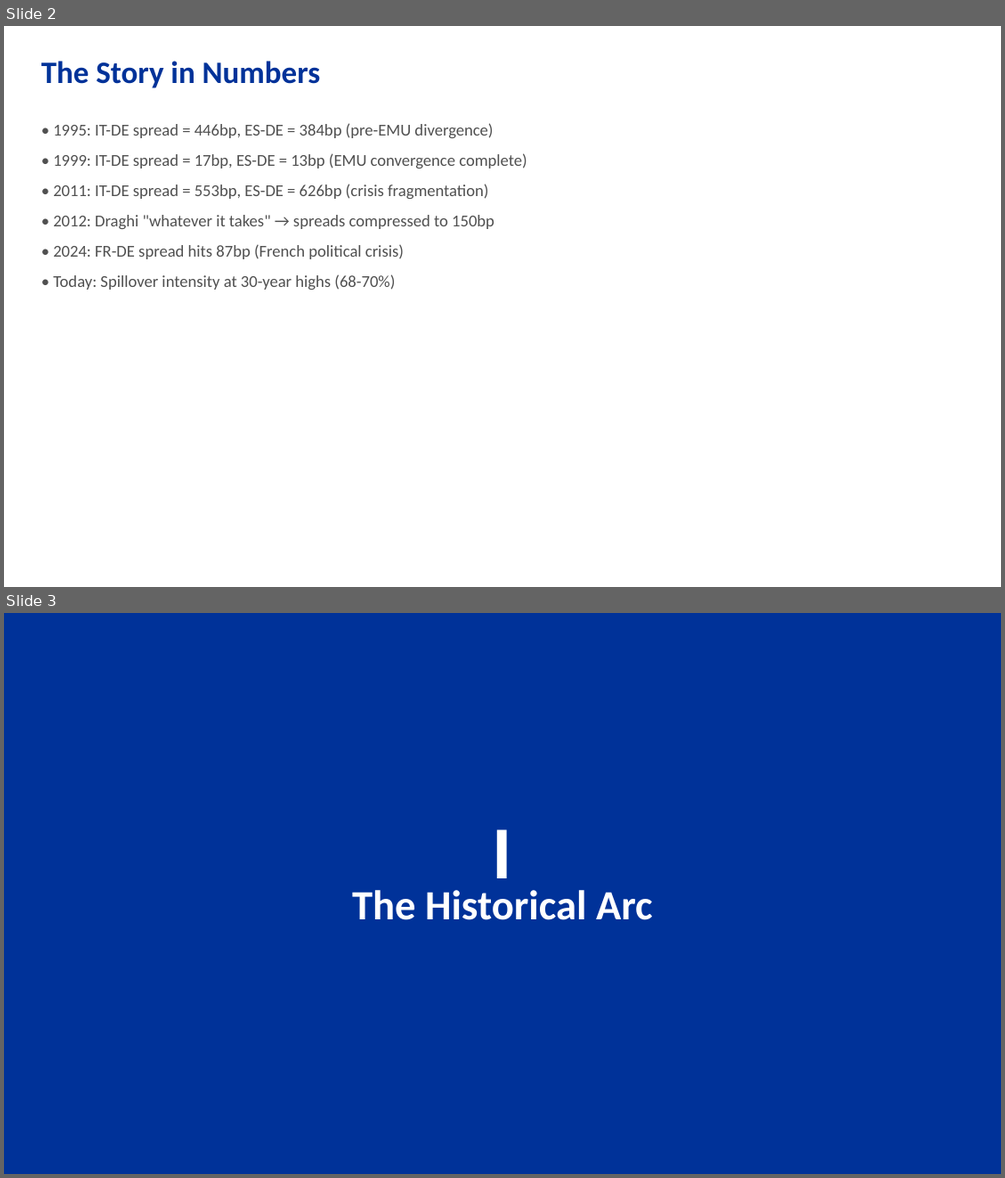
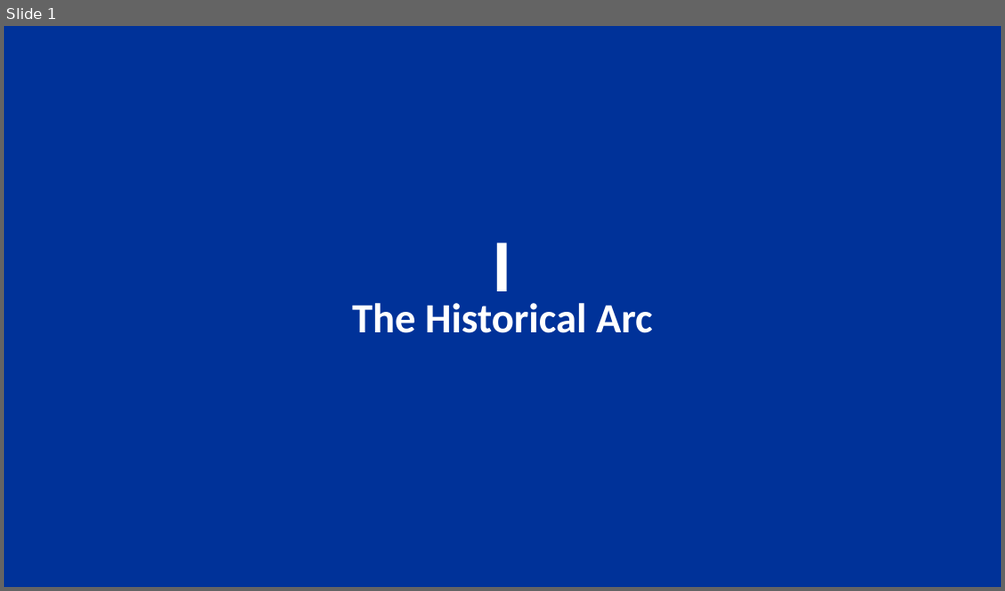
Before and after one commit to jonorice/Bond-spillovers, a slide deck: comprehensive_analysis/Bond_Spillovers_Policymaker_Deck.pptx. Shown one above the other, each under a label of ours: slides 2 and 3 before the commit, slide 1 after it. The pictures are 1005x1178 and 1005x591 pixels, drawn with LibreOffice and Linux fonts; fonts in the diff are those of the drawing. Boxes give left, top, right and bottom in pixels: in the first picture for what was removed or moved away, otherwise in the second. Text is boxed around its words. In the diff, an @@ line names an element or a change of style, - is before the commit and + after.

```diff
--- a/comprehensive_analysis/Bond_Spillovers_Policymaker_Deck.pptx
+++ b/comprehensive_analysis/Bond_Spillovers_Policymaker_Deck.pptx
@@ slide 2 removed at bbox=[4, 26, 1001, 587], background #FFFFFF @@
@@ text removed at bbox=[41, 61, 321, 88] @@
-The Story in Numbers
@@ text removed at bbox=[53, 123, 527, 289] @@
-• 1995: IT-DE spread = 446bp, ES-DE = 384bp (pre-EMU divergence)
-• 1999: IT-DE spread = 17bp, ES-DE = 13bp (EMU convergence complete)
-• 2011: IT-DE spread = 553bp, ES-DE = 626bp (crisis fragmentation)
-• 2012: Draghi "whatever it takes" → spreads compressed to 150bp
-• 2024: FR-DE spread hits 87bp (French political crisis)
-• Today: Spillover intensity at 30-year highs (68-70%)
@@ what was slide 3 is now slide 1 @@
```
Also in this commit, not shown: 4 slides changed, 1 other slide removed, 3 other files.
